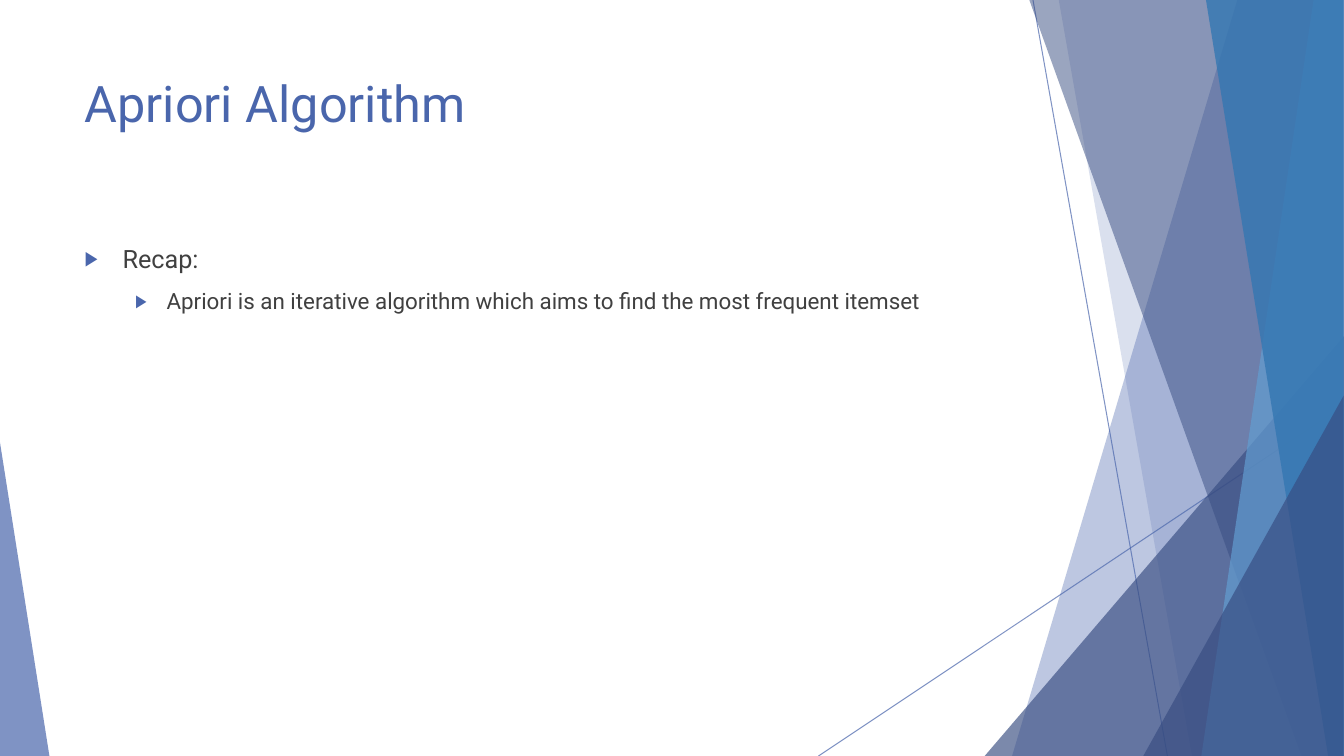
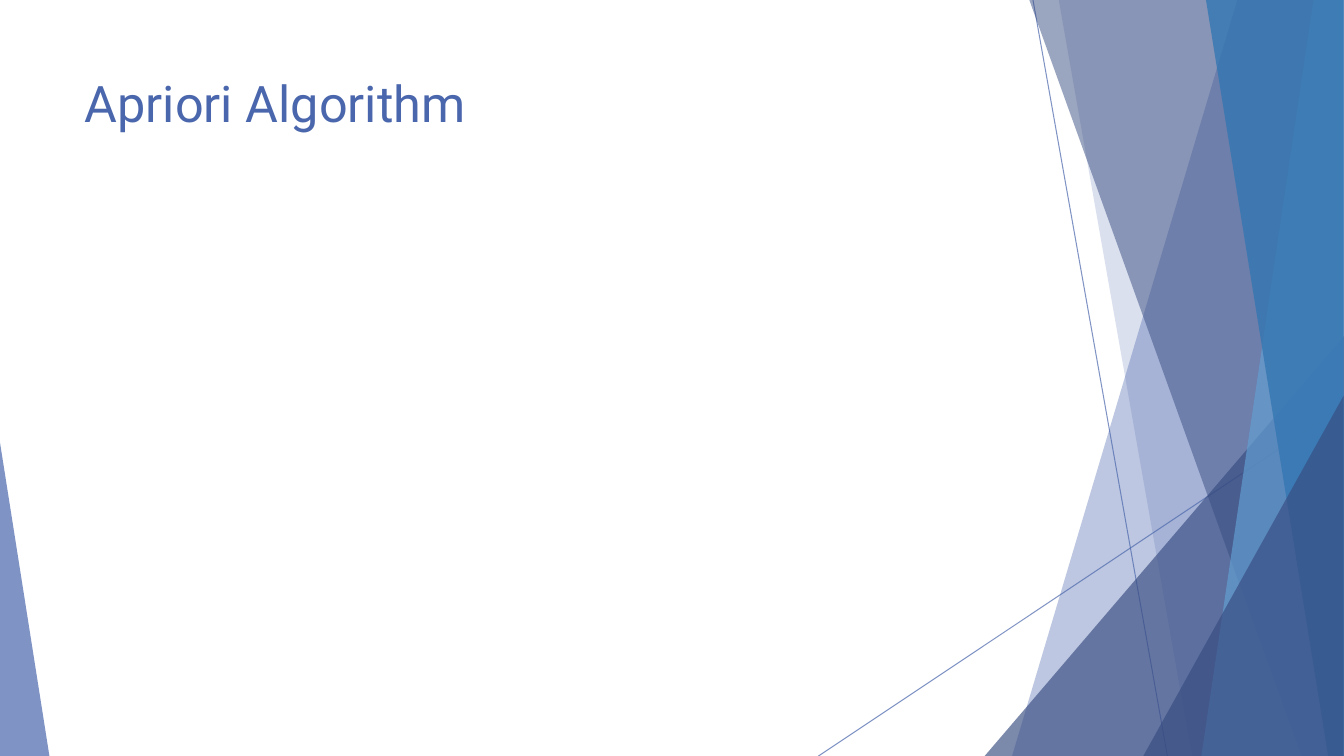
Before and after one commit to ParallelProgramming/Term-Project, a slide deck: slide 2 of Parallel Data Mining.pptx. Drawn at 1344x756 pixels with LibreOffice and Linux fonts; fonts in the diff are those of the drawing; grey boxes stand for pictures. Boxes give left, top, right and bottom in pixels: in the first picture for what was removed or moved away, otherwise in the second. Text is boxed around its words. In the diff, an @@ line names an element or a change of style, - is before the commit and + after.

```diff
--- a/Parallel Data Mining.pptx
+++ b/Parallel Data Mining.pptx
@@ text removed at [123,250,920,314] @@
-▶ Recap:
-  ▶ Apriori is an iterative algorithm which aims to find the most frequent itemset
```
Also in this commit, not shown: 6 other slides changed, 12 slides added, 4 slides removed, 2 other files.
